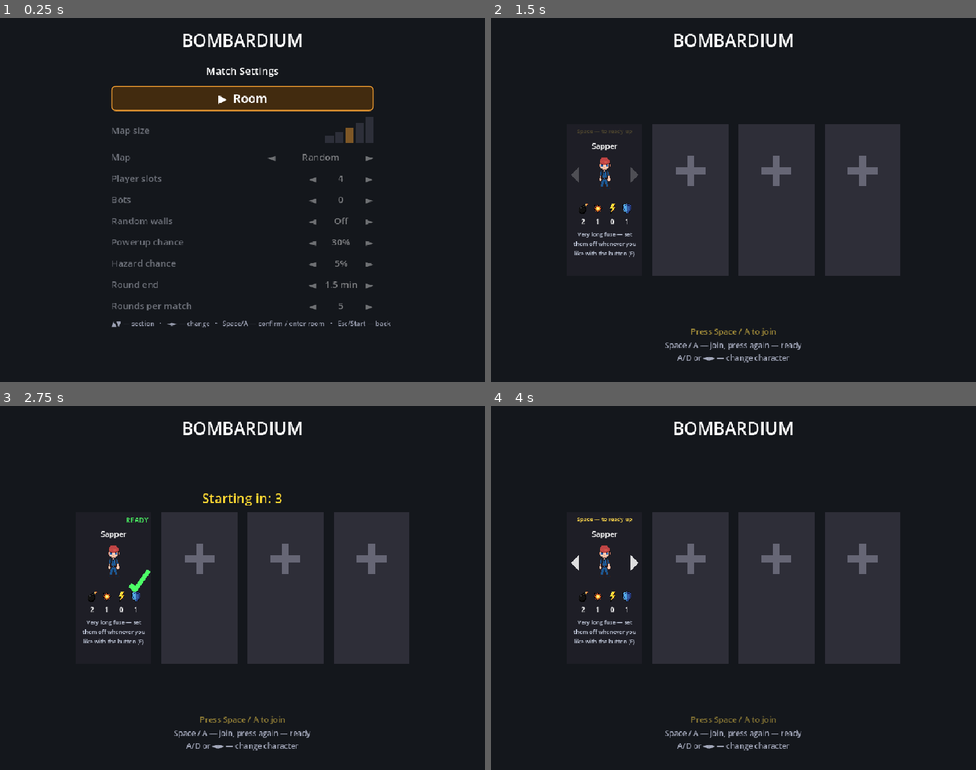
Above: before the commit, frames 1-4 (two rows, left to right).
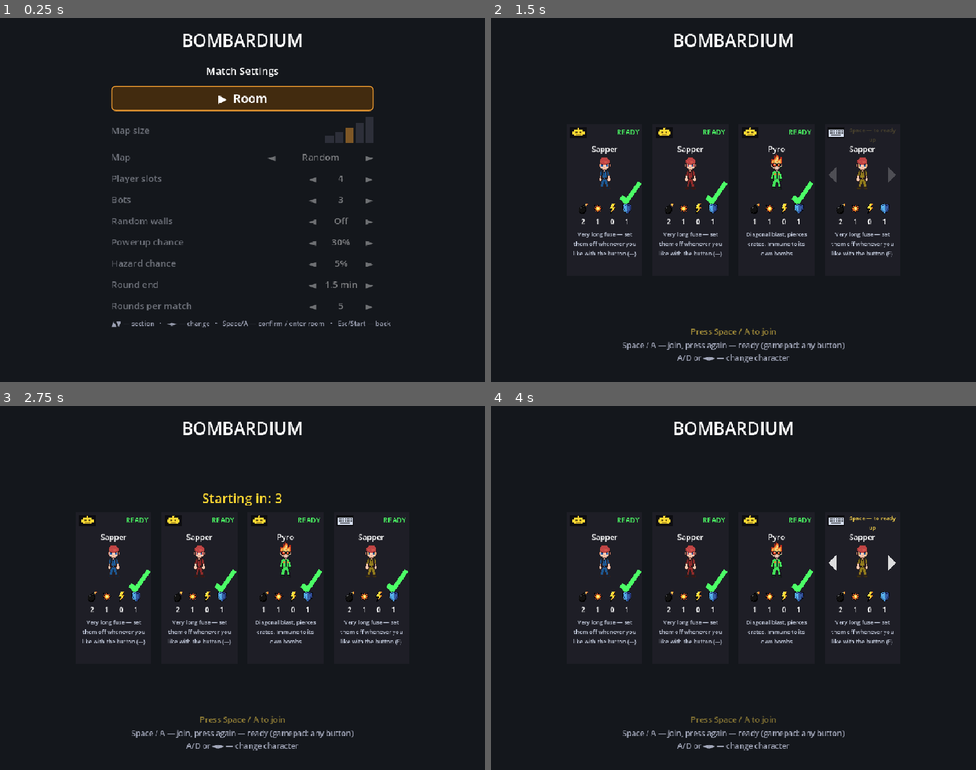
Above: after the commit, the same moments.

Repository: LikSaint/bombardium
Game: Godot game, scene res://scenes/Lobby.tscn
Same seed, same stepped clock (60 frames per second), same inputs: the game is played once before the commit and once after it. This scene is started directly instead of the project's main scene.
Inputs (mouse positions are in pixels of both pictures, inside the frame that each line leads up to):
- Up to frame 1 (0.25 s): no input
- Up to frame 2 (1.5 s): tap Enter at 0.5, 0.6 s; move the mouse to (840, 181) at 0.52 s; hold D 0.53-1.25 s; click (840, 181) at 0.67 s; tap Space at 0.77, 1.25 s; drag from (636, 218) to (709, 272) at 1.27 s
- Up to frame 3 (2.75 s): tap Space at 2 s; move the mouse to (291, 507) at 2.02 s; hold D from 2.03 s (still down); tap Q at 2.1 s; click (291, 507) at 2.17 s
- Up to frame 4 (4 s): release D at 2.75 s; tap Space at 2.75, 3.5, 3.77 s; drag from (709, 660) to (588, 533) at 2.77 s; move the mouse to (879, 642) at 3.52 s; hold A from 3.53 s (still down); tap E at 3.6 s; click (879, 642) at 3.67 s

The runs differ from the first frame. In frame 1, less than 0.1% of the frame differs, in the area x 69-71%, y 49-51%; in frame 2, 3.4%; in frame 3, 3.2%; in frame 4, 3.4%, in the area x 16-84%, y 30-92%.

Commit message:
Default to 3 bots; pads join the Room on any button (free slot, else first bot); device pictograms on lobby slots and HUD corners; dead players see a switch-hero hint and hero description instead of stats
Co-Authored-By: Claude Sonnet 5.5 <noreply@anthropic.com>

Diff:
--- a/scenes/LobbySlot.tscn
+++ b/scenes/LobbySlot.tscn
@@ -1,7 +1,8 @@
-[gd_scene load_steps=3 format=3]
+[gd_scene load_steps=4 format=3]
 
 [ext_resource type="Script" path="res://scripts/LobbySlot.gd" id="1"]
 [ext_resource type="PackedScene" path="res://scenes/CharacterPortrait.tscn" id="2"]
+[ext_resource type="Script" path="res://scripts/DeviceBadge.gd" id="3"]
 
 [node name="LobbySlot" type="Control"]
 custom_minimum_size = Vector2(150, 300)
@@ -48,10 +49,10 @@
 
 [node name="ReadyHint" type="Label" parent="."]
 visible = false
-offset_left = 4.0
-offset_top = 6.0
+offset_left = 44.0
+offset_top = 4.0
 offset_right = 146.0
-offset_bottom = 40.0
+offset_bottom = 32.0
 theme_override_font_sizes/font_size = 11
 theme_override_colors/font_color = Color(1, 0.85, 0.3, 1)
 horizontal_alignment = 1
@@ -67,22 +68,20 @@
 color = Color(1, 1, 1, 0.85)
 polygon = PackedVector2Array(126, 84, 142, 100, 126, 116)
 
-[node name="BotBadge" type="Label" parent="."]
+[node name="Badge" type="Control" parent="."]
 visible = false
 offset_left = 6.0
 offset_top = 6.0
-offset_right = 46.0
-offset_bottom = 26.0
-theme_override_font_sizes/font_size = 14
-theme_override_colors/font_color = Color(1, 0.85, 0.2, 1)
-text = "ИИ"
+offset_right = 40.0
+offset_bottom = 28.0
+script = ExtResource("3")
 
 [node name="NameLabel" type="Label" parent="."]
 visible = false
 offset_left = 6.0
-offset_top = 32.0
+offset_top = 38.0
 offset_right = 144.0
-offset_bottom = 54.0
+offset_bottom = 60.0
 theme_override_font_sizes/font_size = 15
 theme_override_colors/font_color = Color(1, 1, 1, 1)
 horizontal_alignment = 1
--- a/scenes/PlayerHudCorner.tscn
+++ b/scenes/PlayerHudCorner.tscn
@@ -1,7 +1,8 @@
-[gd_scene load_steps=3 format=3]
+[gd_scene load_steps=4 format=3]
 
 [ext_resource type="Script" path="res://scripts/PlayerHudCorner.gd" id="1"]
 [ext_resource type="PackedScene" path="res://scenes/CharacterPortrait.tscn" id="2"]
+[ext_resource type="Script" path="res://scripts/DeviceBadge.gd" id="3"]
 
 [node name="PlayerHudCorner" type="Control"]
 custom_minimum_size = Vector2(210, 96)
@@ -92,3 +93,23 @@
 theme_override_colors/font_color = Color(0.7, 0.72, 0.8, 0.85)
 horizontal_alignment = 1
 text = "A/D — сменить"
+
+[node name="Badge" type="Control" parent="."]
+visible = false
+offset_left = 2.0
+offset_top = 2.0
+offset_right = 36.0
+offset_bottom = 24.0
+script = ExtResource("3")
+
+[node name="InfoLabel" type="Label" parent="."]
+visible = false
+offset_left = 78.0
+offset_top = 2.0
+offset_right = 208.0
+offset_bottom = 94.0
+theme_override_constants/line_spacing = -2
+theme_override_font_sizes/font_size = 10
+theme_override_colors/font_color = Color(0.82, 0.85, 0.93, 1)
+autowrap_mode = 3
+clip_text = true
--- a/scripts/Constants.gd
+++ b/scripts/Constants.gd
@@ -129,7 +129,7 @@
 var configured_player_slots: int = MAX_PLAYERS
 
 const BOTS_MIN := 0
-var configured_bots: int = 0
+var configured_bots: int = 3
 
 func set_configured_player_slots(value: int) -> void:
 	configured_player_slots = clampi(value, PLAYER_SLOTS_MIN, PLAYER_SLOTS_MAX)
--- /dev/null
+++ b/scripts/DeviceBadge.gd
@@ -0,0 +1,65 @@
+extends Control
+## A little pictogram of what is driving a seat: a robot head for a bot, a gamepad for a
+## pad, a keyboard for the keyboard. Drawn with shapes rather than a texture so it
+## stays crisp at whatever scale the HUD corner is given, and needs no art. Used on the
+## lobby slots and on the in-match HUD corners (see LobbySlot, PlayerHudCorner).
+
+const SIZE := Vector2(34, 22)
+const BOT_COLOR := Color(1.0, 0.85, 0.2)
+const PAD_COLOR := Color(0.55, 0.85, 1.0)
+const KEYBOARD_COLOR := Color(0.85, 0.88, 0.95)
+const OUTLINE := Color(0, 0, 0, 0.55)
+
+var _device: int = Consts.DEVICE_BOT
+
+func _init() -> void:
+	custom_minimum_size = SIZE
+	size = SIZE
+	mouse_filter = Control.MOUSE_FILTER_IGNORE
+
+func set_device(device_id: int) -> void:
+	_device = device_id
+	queue_redraw()
+
+func _draw() -> void:
+	# A dark plate behind it so the icon reads on any frame colour.
+	draw_rect(Rect2(Vector2.ZERO, SIZE), OUTLINE, true)
+	if _device == Consts.DEVICE_BOT:
+		_draw_bot()
+	elif _device == -1:
+		_draw_keyboard()
+	else:
+		_draw_pad()
+
+func _draw_bot() -> void:
+	var c := BOT_COLOR
+	draw_line(Vector2(17, 2), Vector2(17, 5), c, 2.0) # antenna
+	draw_circle(Vector2(17, 2.5), 1.8, c)
+	draw_rect(Rect2(8, 5, 18, 13), c, true) # head
+	draw_rect(Rect2(5, 9, 3, 5), c, true) # ears
+	draw_rect(Rect2(26, 9, 3, 5), c, true)
+	draw_rect(Rect2(11, 8, 4, 4), OUTLINE, true) # eyes
+	draw_rect(Rect2(19, 8, 4, 4), OUTLINE, true)
+	draw_rect(Rect2(12, 14, 10, 2), OUTLINE, true) # mouth
+
+func _draw_pad() -> void:
+	var c := PAD_COLOR
+	var body := PackedVector2Array([
+		Vector2(8, 5), Vector2(26, 5), Vector2(31, 10), Vector2(32, 17),
+		Vector2(29, 19), Vector2(25, 15), Vector2(9, 15), Vector2(5, 19),
+		Vector2(2, 17), Vector2(3, 10),
+	])
+	draw_colored_polygon(body, c)
+	draw_rect(Rect2(8, 8, 6, 2), OUTLINE, true) # d-pad
+	draw_rect(Rect2(10, 6, 2, 6), OUTLINE, true)
+	draw_circle(Vector2(23, 8), 1.5, OUTLINE) # face buttons
+	draw_circle(Vector2(27, 10), 1.5, OUTLINE)
+	draw_circle(Vector2(23, 12), 1.5, OUTLINE)
+
+func _draw_keyboard() -> void:
+	var c := KEYBOARD_COLOR
+	draw_rect(Rect2(2, 4, 30, 15), c, true)
+	for row in 2:
+		for col in 7:
+			draw_rect(Rect2(4 + col * 4, 6 + row * 4, 3, 3), OUTLINE, true)
+	draw_rect(Rect2(8, 14, 18, 3), OUTLINE, true) # space bar
--- a/scripts/Lobby.gd
+++ b/scripts/Lobby.gd
@@ -237,6 +237,13 @@
 	if device == null:
 		return
 
+	# A pad that is not in the room yet joins on any button: the free slot if there is
+	# one, otherwise it takes over the first bot's.
+	if _find_slot_by_device(device).is_empty():
+		if _is_join_press(event, device) or _is_any_pad_button(event, device):
+			_join_device(device)
+		return
+
 	if _is_join_press(event, device):
 		_toggle_join_or_ready(device)
 	elif _is_left(event, device):
@@ -299,6 +306,16 @@
 		return event.keycode == KEY_SPACE
 	return Pad.is_confirm_button(event)
 
+## Any face/shoulder/stick button of a pad. The D-pad is left out because the left stick
+## is republished as D-pad presses (see Pad), so a thumb brushing a stick would sit
+## someone down; Start is the way back.
+func _is_any_pad_button(event: InputEvent, device: int) -> bool:
+	if device == -1 or not (event is InputEventJoypadButton):
+		return false
+	return not (event.button_index in [
+		JOY_BUTTON_DPAD_UP, JOY_BUTTON_DPAD_DOWN, JOY_BUTTON_DPAD_LEFT, JOY_BUTTON_DPAD_RIGHT, JOY_BUTTON_START,
+	])
+
 func _is_left(event: InputEvent, device: int) -> bool:
 	if device == -1:
 		return event.keycode == KEY_A
@@ -315,18 +332,40 @@
 			return s
 	return {}
 
+## Seats `device`: the first free slot, or — with none left — the first bot's, which
+## keeps its place and its character. Not ready yet, so the countdown (if one was
+## running) stops. Returns whether there was anywhere to sit.
+func _join_device(device: int) -> bool:
+	if slots.size() < Consts.configured_player_slots:
+		slots.append({"device": device, "player_id": slots.size() + 1, "character_id": 0, "ready": false})
+	else:
+		var bot := _first_bot_index()
+		if bot < 0:
+			return false
+		slots[bot]["device"] = device
+		slots[bot]["ready"] = false
+	_cancel_countdown()
+	Sfx.play_menu()
+	_refresh_slots_ui()
+	return true
+
+func _first_bot_index() -> int:
+	for i in slots.size():
+		if slots[i]["device"] == Consts.DEVICE_BOT:
+			return i
+	return -1
+
 func _toggle_join_or_ready(device: int) -> void:
 	var slot := _find_slot_by_device(device)
 	if slot.is_empty():
-		if slots.size() >= Consts.configured_player_slots:
+		if not _join_device(device):
 			return
-		slots.append({"device": device, "player_id": slots.size() + 1, "character_id": 0, "ready": false})
 	else:
 		slot["ready"] = not slot["ready"]
 		if not slot["ready"]:
 			_cancel_countdown()
-	Sfx.play_menu()
-	_refresh_slots_ui()
+		Sfx.play_menu()
+		_refresh_slots_ui()
 	_maybe_start()
 
 func _append_bot_slot() -> void:
@@ -407,4 +446,4 @@
 			node.show_joined(i, slot["character_id"], slot["ready"], slot["device"] == Consts.DEVICE_BOT, slot["device"])
 		else:
 			node.show_empty()
-	join_hint.visible = slots.size() < Consts.configured_player_slots
+	join_hint.visible = slots.size() < Consts.configured_player_slots or _first_bot_index() >= 0
--- a/scripts/LobbySlot.gd
+++ b/scripts/LobbySlot.gd
@@ -2,7 +2,7 @@
 ## One player slot in the Lobby: a "+" placeholder until a device joins,
 ## then that device's chosen character portrait (tinted to their team color)
 ## + blinking left/right arrows (hinting the character can still be cycled)
-## + a checkmark once ready, plus the character's name and ability blurb.
+## + a pictogram of what drives the slot (robot, gamepad, keyboard) + a checkmark once ready, plus the character's name and ability blurb.
 
 var _is_empty: bool = true
 var _player_index: int
@@ -35,7 +35,7 @@
 	$Check.visible = false
 	$ArrowLeft.visible = false
 	$ArrowRight.visible = false
-	$BotBadge.visible = false
+	$Badge.visible = false
 	$NameLabel.visible = false
 	$Stats.visible = false
 	$AbilityLabel.visible = false
@@ -57,8 +57,8 @@
 	$Check.visible = is_ready
 	$ArrowLeft.visible = not is_ready and not is_bot
 	$ArrowRight.visible = not is_ready and not is_bot
-	$BotBadge.visible = is_bot
-	$BotBadge.text = Loc.t("BOT_BADGE")
+	$Badge.visible = true
+	$Badge.set_device(Consts.DEVICE_BOT if is_bot else device_id)
 	$NameLabel.visible = true
 	$NameLabel.text = Consts.character_name(character_id)
 	_show_character_stats(character_id)
--- a/scripts/Localization.gd
+++ b/scripts/Localization.gd
@@ -57,8 +57,9 @@
 		"NO_PLAYERS_LEFT": "Игроков нет — игра завершится через: %d",
 		"DISCONNECTED_HINT": "Отключено…",
 		"CYCLE_HINT": "%s — сменить",
-
-		"LOBBY_LEGEND": "%s — присоединиться, ещё раз — готов\n%s или %s — сменить персонажа",
+		"SWAP_HERO_HINT": "Можете сменить героя",
+
+		"LOBBY_LEGEND": "%s — присоединиться, ещё раз — готов (геймпад: любая кнопка)\n%s или %s — сменить персонажа",
 		"MAIN_HOTKEY_HINT": "Движение — WASD / стик   •   Бомба — Space / A   •   Способность — E / X\nПауза — Esc / Start",
 		"PAUSE_HOTKEY_HINT": "A/D или ◄► / стик — навигация   •   Space/A — выбрать   •   Esc/Start — закрыть",
 
@@ -140,8 +141,9 @@
 		"NO_PLAYERS_LEFT": "No players left — the game ends in: %d",
 		"DISCONNECTED_HINT": "Disconnected…",
 		"CYCLE_HINT": "%s — change",
-
-		"LOBBY_LEGEND": "%s — join, press again — ready\n%s or %s — change character",
+		"SWAP_HERO_HINT": "You can switch your hero",
+
+		"LOBBY_LEGEND": "%s — join, press again — ready (gamepad: any button)\n%s or %s — change character",
 		"MAIN_HOTKEY_HINT": "Move — WASD / stick   •   Bomb — Space / A   •   Ability — E / X\nPause — Esc / Start",
 		"PAUSE_HOTKEY_HINT": "A/D or ◄► / stick — navigate   •   Space/A — select   •   Esc/Start — close",
 
--- a/scripts/PlayerHudCorner.gd
+++ b/scripts/PlayerHudCorner.gd
@@ -7,8 +7,14 @@
 ## "press any button" in a slow pulse. A person who has pressed a button and is
 ## choosing a seat lights up the one they are on.
 ##
+## A small pictogram by the portrait says what drives the seat — robot, gamepad or
+## keyboard (see DeviceBadge) — and follows it when a pad drops out or somebody joins.
+##
 ## When a player dies, shows left/right arrows to cycle character selection
-## (takes effect next round), as well as a hotkey hint. The round winner gets
+## (takes effect next round), as well as a hotkey hint. The numbers give way to a line
+## saying the hero can be changed, and once the arrows are pressed to the new hero's
+## name and ability, as on the lobby slot — the numbers of a round that is over are no
+## use to anyone choosing what to be in the next one. The round winner gets
 ## the same arrows on their own portrait during the post-round overlay (see
 ## begin_winner_repick, called from Main.gd) — one re-pick UI for both cases
 ## instead of a second one built out of a screen-center label.
@@ -57,6 +63,7 @@
 func _on_language_changed() -> void:
 	_refresh_hint()
 	_refresh_join_label()
+	_refresh_info()
 
 func _apply_mirror() -> void:
 	var w: float = custom_minimum_size.x
@@ -70,6 +77,14 @@
 	var right_arrow: Polygon2D = $ArrowRight
 	left_arrow.position.x = w - left_arrow.position.x
 	right_arrow.position.x = w - right_arrow.position.x
+	var info: Control = $InfoLabel
+	var info_left: float = w - info.offset_right
+	info.offset_right = w - info.offset_left
+	info.offset_left = info_left
+	var badge: Control = $Badge
+	var badge_left: float = w - badge.offset_right
+	badge.offset_right = w - badge.offset_left
+	badge.offset_left = badge_left
 
 func _setup_arrow_animations() -> void:
 	pass
@@ -82,6 +97,9 @@
 	device_id = p.device_id
 	$Portrait.visible = true
 	$Stats.visible = true
+	$InfoLabel.visible = false
+	$Badge.visible = true
+	$Badge.set_device(device_id)
 	set_join_state(JoinState.NONE)
 	$ArrowLeft.visible = false
 	$ArrowRight.visible = false
@@ -103,6 +121,7 @@
 	if player == null or player_id != player.player_id:
 		return
 	device_id = Consts.DEVICE_BOT
+	$Badge.set_device(device_id)
 	$ArrowLeft.visible = false
 	$ArrowRight.visible = false
 	$HotkeyHint.visible = false
@@ -114,6 +133,7 @@
 	if player == null or player_id != player.player_id:
 		return
 	device_id = device
+	$Badge.set_device(device_id)
 	# A person has just taken this seat over from a bot: the bot's own re-pick stops, and
 	# a seat that was already dead hands them the arrows to pick a character with.
 	_bot_pick_steps = 0
@@ -142,6 +162,8 @@
 	modulate.a = 1.0
 	$Portrait.visible = false
 	$Stats.visible = false
+	$InfoLabel.visible = false
+	$Badge.visible = false
 	$ArrowLeft.visible = false
 	$ArrowRight.visible = false
 	$HotkeyHint.visible = false
@@ -242,6 +264,8 @@
 	$ArrowLeft.visible = true
 	$ArrowRight.visible = true
 	_start_arrow_blink()
+	_info_shows_hero = true # a bot has nobody to tell it can switch: straight to who it is
+	_set_picking(true)
 	var count := Consts.CHARACTER_COUNT
 	var target := randi() % count
 	var forward := posmod(target - character_id, count)
@@ -268,10 +292,30 @@
 	$ArrowLeft.visible = true
 	$ArrowRight.visible = true
 	$HotkeyHint.visible = true
+	_info_shows_hero = false
+	_set_picking(true)
 	_refresh_hint()
 	_start_arrow_blink()
 	can_change_character = false
 	get_tree().create_timer(CHARACTER_CHANGE_DELAY).timeout.connect(func(): can_change_character = true)
+
+## Whether the info text names the current hero and what they do (true once the arrows
+## have been pressed, and from the start for a bot) or just says that a hero can be chosen.
+var _info_shows_hero: bool = false
+
+## Swaps the numbers for the info text while a character is being picked.
+func _set_picking(picking: bool) -> void:
+	$Stats.visible = not picking
+	$InfoLabel.visible = picking
+	_refresh_info()
+
+func _refresh_info() -> void:
+	if not $InfoLabel.visible:
+		return
+	if _info_shows_hero:
+		$InfoLabel.text = "%s\n%s" % [Consts.character_name(character_id), Consts.character_ability_desc(character_id, device_id)]
+	else:
+		$InfoLabel.text = Loc.t("SWAP_HERO_HINT")
 
 func _start_arrow_blink() -> void:
 	var blink := create_tween().set_loops()
@@ -325,5 +369,7 @@
 func _change_character(dir: int) -> void:
 	character_id = posmod(character_id + dir, Consts.CHARACTER_COUNT)
 	GameManager.set_character_id(player.player_id, character_id)
+	_info_shows_hero = true
+	_refresh_info()
 	$Portrait.set_character(character_id, Consts.PLAYER_COLORS[(player.player_id - 1) % Consts.PLAYER_COLORS.size()])
 	_play_bounce_animation()
Not shown, changed: README.md
